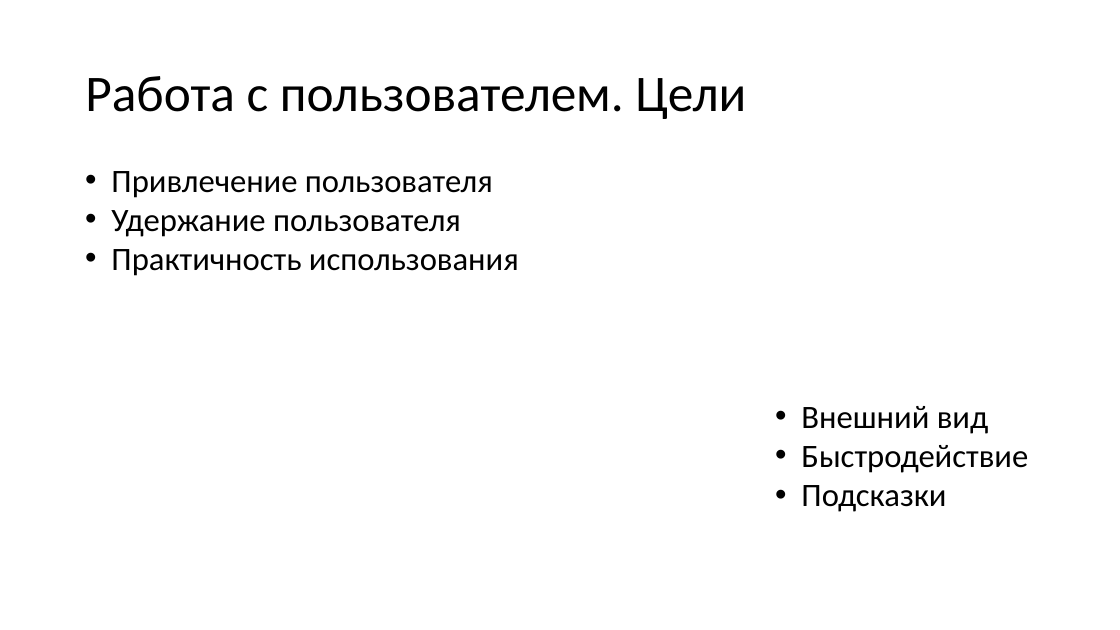
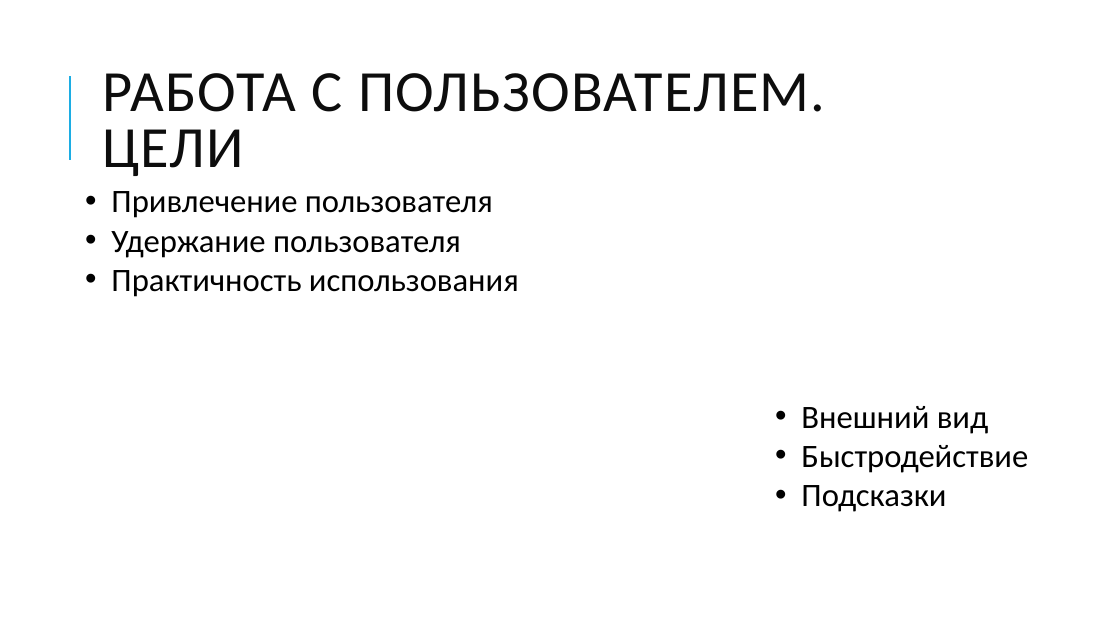
Before and after one commit to N0tilT/Timelon, a slide deck: slide 6 of docs/Timelon.pptx. Drawn at 1120x630 pixels with LibreOffice and Linux fonts; fonts in the diff are those of the drawing. Boxes give left, top, right and bottom in pixels: in the first picture for what was removed or moved away, otherwise in the second. Text is boxed around its words. In the diff, an @@ line names an element or a change of style, - is before the commit and + after.

```diff
--- a/docs/Timelon.pptx
+++ b/docs/Timelon.pptx
@@ line added from (70, 160) to (70, 76), #1CADE4 1.5 pt @@
@@ title at [102, 73, 825, 176]: text changed; size 44 to 50 pt; text colour #000000 to #0D0D0D @@
-Работа с пользователем. Цели
+РАБОТА С ПОЛЬЗОВАТЕЛЕМ. ЦЕЛИ
@@ text "Привлечение пользователя": place and size @@
-text "Привлечение пользователя" at [111, 171, 519, 276]
+text "Привлечение пользователя" at [111, 191, 519, 297]
```
Also in this commit, not shown: 24 other slides changed.
